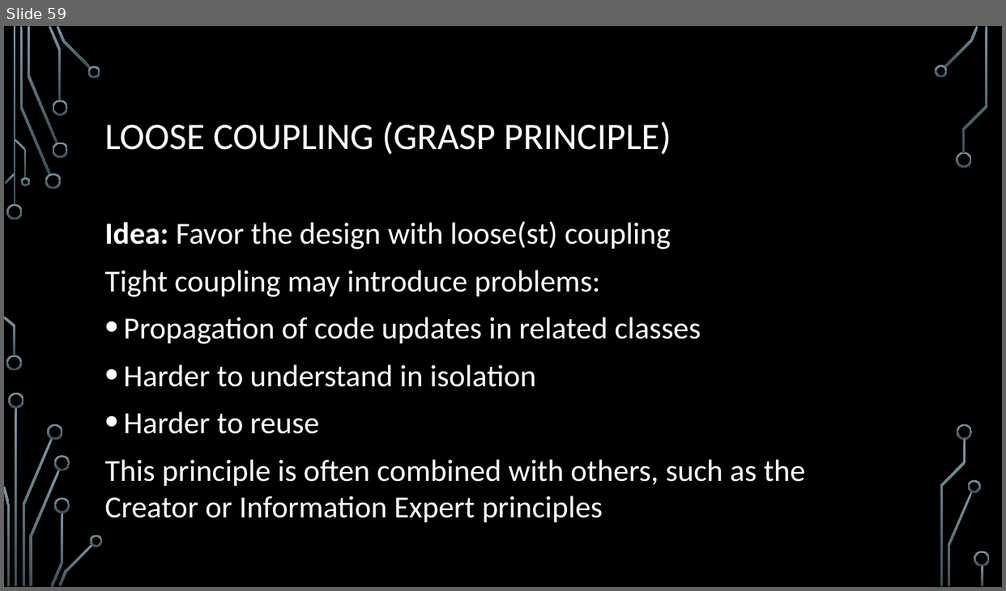
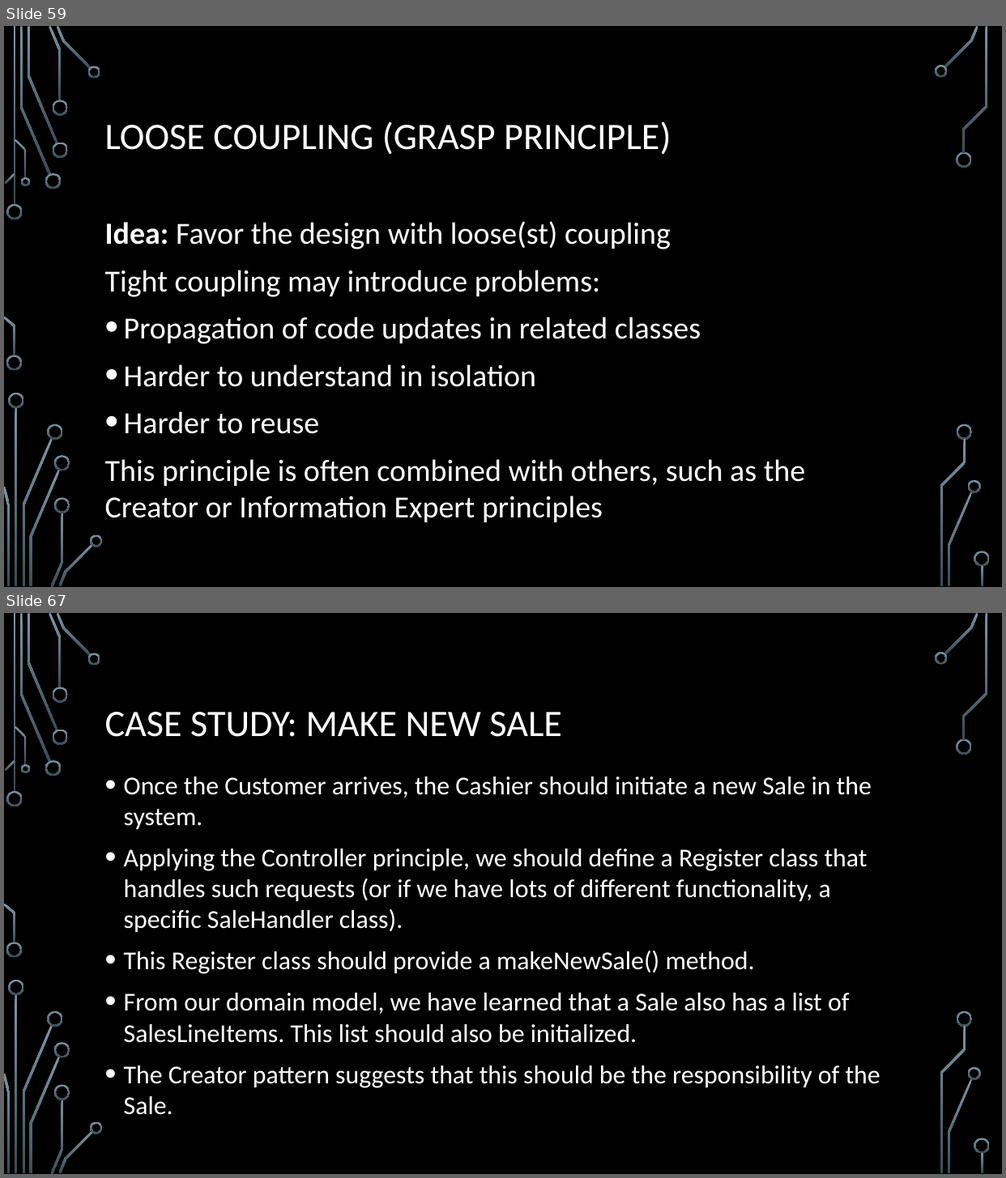
Before and after one commit to egges/mso, a slide deck: slides/Object-oriented Design.pptx. Shown one above the other, each under a label of ours: slide 59 before the commit, slides 59 and 67 after it; the slides between them are not shown. The pictures are 1006x591 and 1006x1178 pixels, drawn with LibreOffice and Linux fonts; fonts in the diff are those of the drawing; background and template pictures are left out. Boxes give left, top, right and bottom in pixels: in the first picture for what was removed or moved away, otherwise in the second. Text is boxed around its words. In the diff, an @@ line names an element or a change of style, - is before the commit and + after.

```diff
--- a/slides/Object-oriented Design.pptx
+++ b/slides/Object-oriented Design.pptx
@@ slide 67 added at <box>4,613,1002,1174</box>, background picture (left out); not listed: 36 template elements that a slide beside it also shows @@
@@ title added at <box>105,712,562,737</box>, 36 pt, text #FFFFFF @@
+CASE STUDY: MAKE NEW SALE
@@ text added at <box>124,777,880,1115</box>, 24.8 pt, text #FFFFFF @@
+• Once the Customer arrives, the Cashier should initiate a new Sale in the system.
+• Applying the Controller principle, we should define a Register class that handles such requests (or if we have lots of different functionality, a specific SaleHandler class).
+• This Register class should provide a makeNewSale() method.
+• From our domain model, we have learned that a Sale also has a list of SalesLineItems. This list should also be initialized.
+• The Creator pattern suggests that this should be the responsibility of the Sale.
```
Also in this commit, not shown: 16 other slides added.
